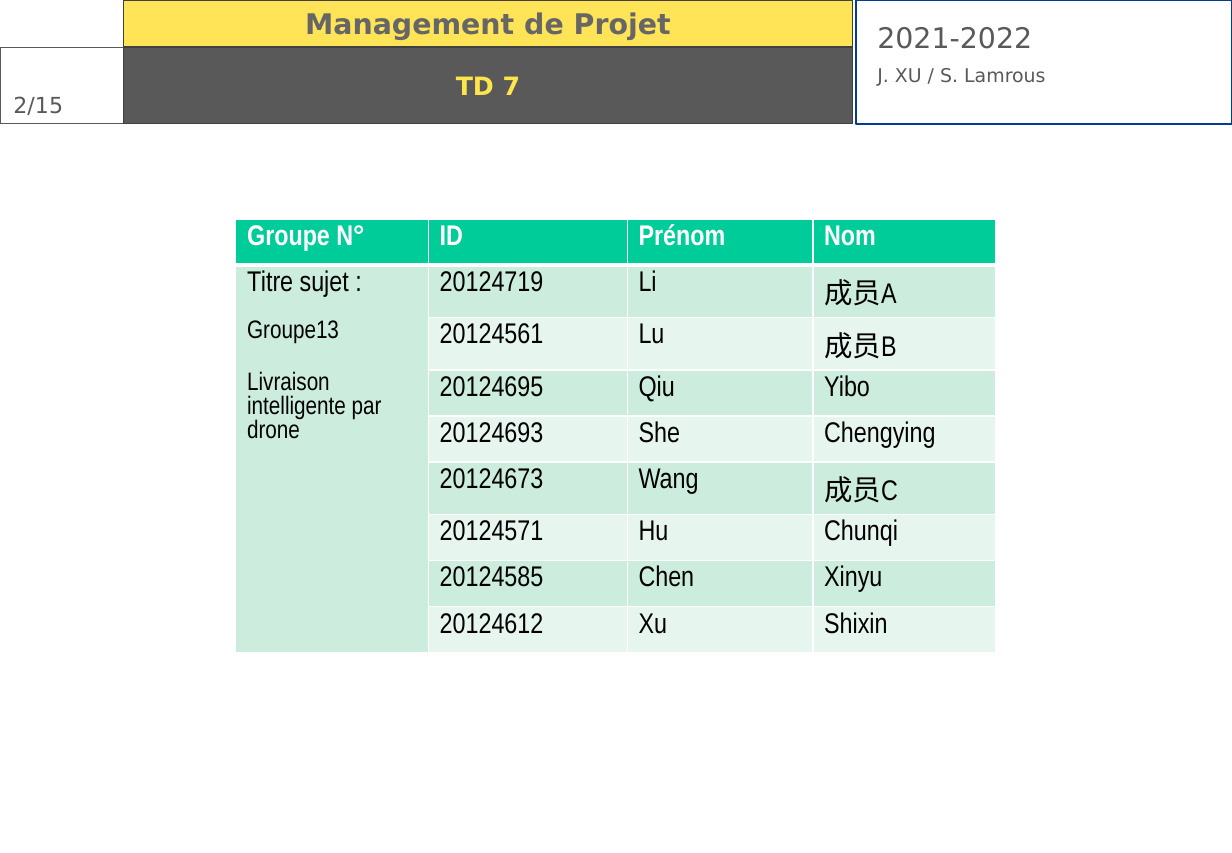
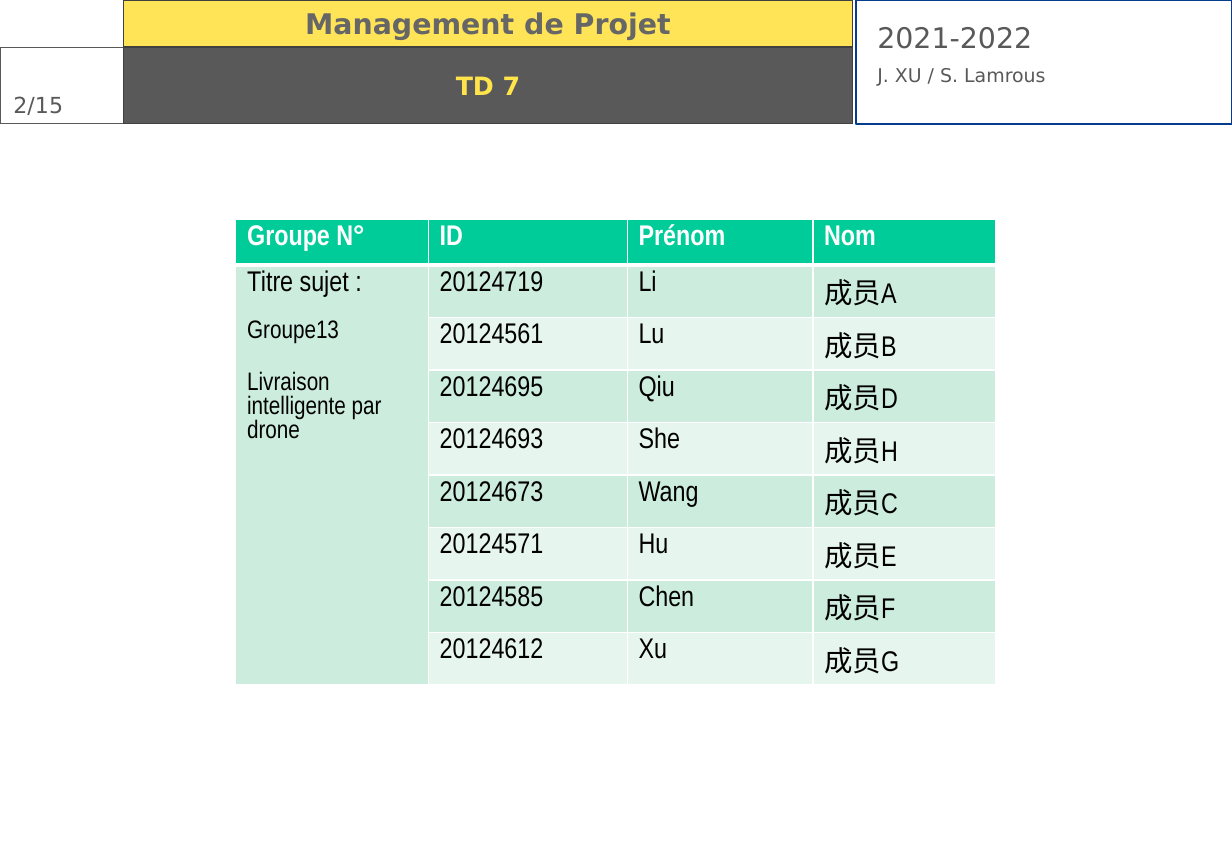
Before and after one commit to yicongl1/Drone-Delivery-2022, a slide deck: slide 2 of 05_项目管理课程/小组作业/group/PPT-沟通管理.pptx. Drawn at 1232x853 pixels with LibreOffice and Linux fonts; fonts in the diff are those of the drawing; background and template pictures are left out. Boxes give left, top, right and bottom in pixels: in the first picture for what was removed or moved away, otherwise in the second. Text is boxed around its words. In the diff, an @@ line names an element or a change of style, - is before the commit and + after.

Commit message:
匿名化：姓名替换为成员A-成员J，内嵌作者字段统一为 group
- 答辩 PPT、3 份小组 PPT、4 份操作手册、讲稿正文
- 补上拼音变体与拼接写法（LiYicong / Yibo Qiu / SheChengying 等）
- 补充重命名后的文档与清理报告

```diff
--- a/05_项目管理课程/小组作业/group/PPT-沟通管理.pptx
+++ b/05_项目管理课程/小组作业/group/PPT-沟通管理.pptx
@@ table at (x1=235, y1=218, x2=995, y2=678) @@
-row 4, column 4: Yibo
+row 4, column 4: 成员D
-row 5, column 4: Chengying
+row 5, column 4: 成员H
-row 7, column 4: Chunqi
+row 7, column 4: 成员E
-row 8, column 4: Xinyu
+row 8, column 4: 成员F
-row 9, column 4: Shixin
+row 9, column 4: 成员G
```
Also in this commit, not shown: 2 other slides changed, 4 other files.
